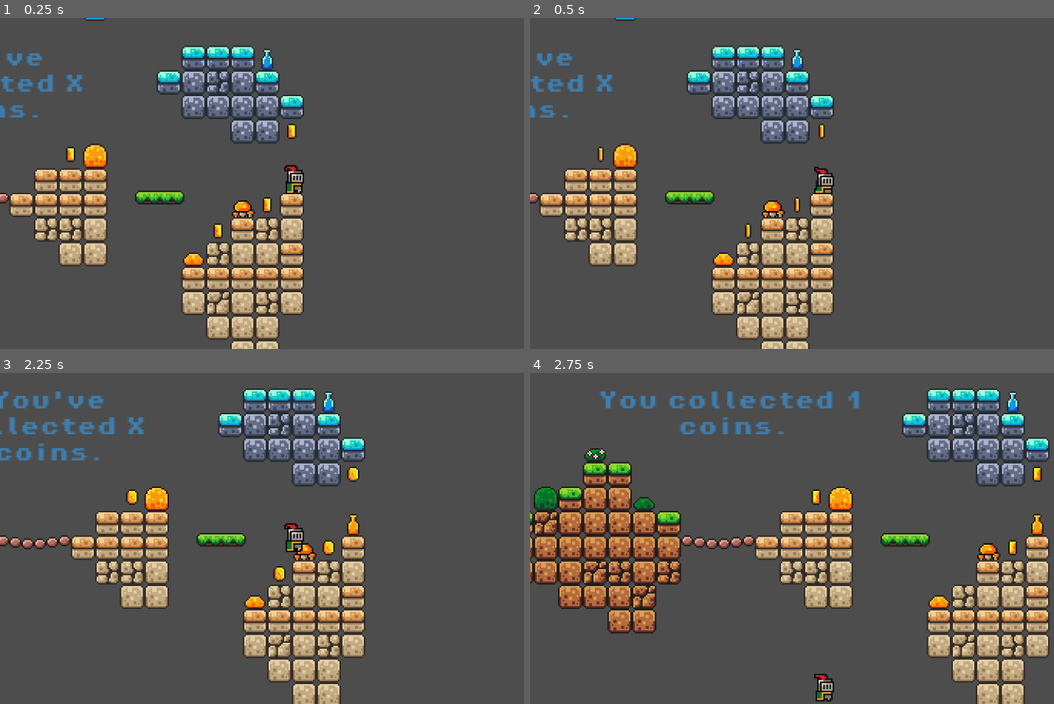
Above: before the commit, frames 1-4 (two rows, left to right).
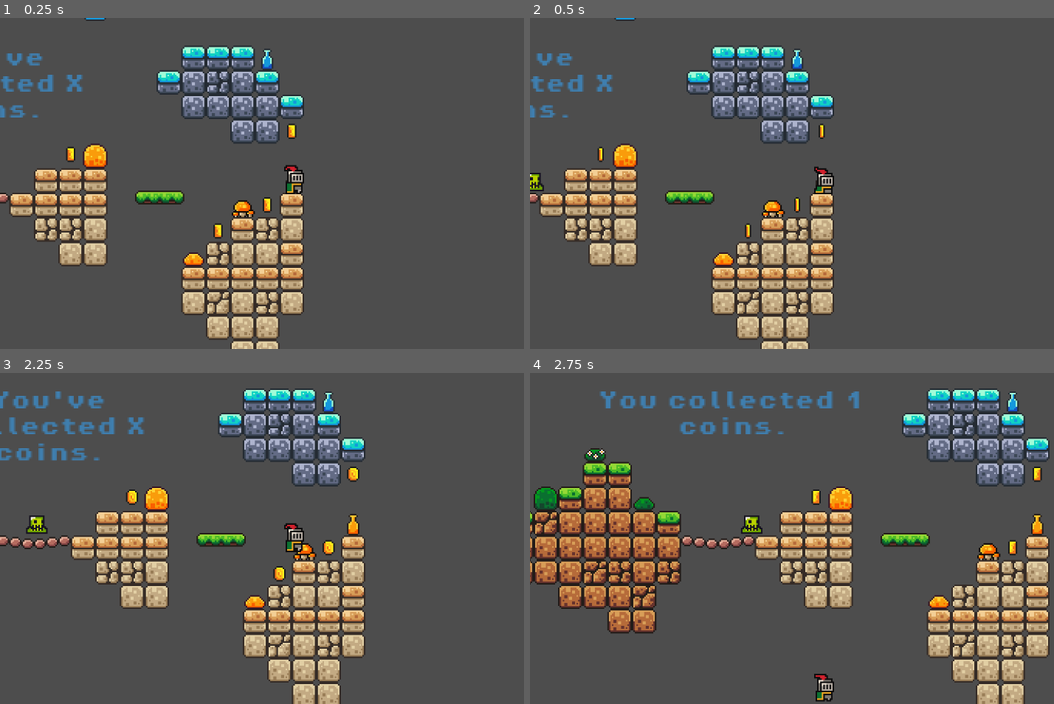
Above: after the commit, the same moments.

Repository: QuanDaoGit/UniHackQHJM
Game: Godot game, scene res://Scenes/Game.tscn
The game is run twice, just before and just after one commit, with the same random seed, the same clock (stepped at 60 frames per second) and the same inputs.
Inputs:
- Up to frame 1 (0.25 s): no input
- Up to frame 2 (0.5 s): no input
- Up to frame 3 (2.25 s): tap Enter (ui_accept) at 0.5, 0.77, 1.52, 2 s; hold Right (ui_right) 0.53-2.03 s; hold Left (ui_left) from 2.03 s (still down)
- Up to frame 4 (2.75 s): keep holding Left (ui_left)

Frame 1 is identical in both runs. In frame 2, 0.1% of the frame differs, in the area x 0-3%, y 46-53%; in frame 3, 0.2%, in the area x 4-10%, y 42-49%; in frame 4, 0.2%.

Commit message:
Reapply "Merge branch 'Test'"
This reverts commit eaa4db39e3fc4bea8b357f60aaf7b4f853fc7459.

Diff:
--- a/Scenes/Game.tscn
+++ b/Scenes/Game.tscn
@@ -7,6 +7,7 @@
 [ext_resource type="PackedScene" uid="uid://dbnlxowky5bvg" path="res://Scenes/Platform.tscn" id="2_j5yw3"]
 [ext_resource type="PackedScene" uid="uid://b37160rwrwry4" path="res://Scenes/Coin.tscn" id="4_kldst"]
 [ext_resource type="PackedScene" uid="uid://drpqupdk0wraj" path="res://Scenes/Kill Zone.tscn" id="5_b2bpf"]
+[ext_resource type="PackedScene" uid="uid://iljw1so2pc13" path="res://Scenes/slime.tscn" id="6_7lihs"]
 
 [sub_resource type="Animation" id="Animation_iukft"]
 resource_name = "Idle"
@@ -288,8 +289,10 @@
 position = Vector2(262, -15)
 
 [node name="KillZone" parent="." unique_id=41193945 instance=ExtResource("5_b2bpf")]
-collision_mask = 2
 
 [node name="CollisionShape2D" type="CollisionShape2D" parent="KillZone" unique_id=960178965]
 position = Vector2(71, 120)
 shape = SubResource("WorldBoundaryShape2D_b2bpf")
+
+[node name="Slime" parent="." unique_id=738893615 instance=ExtResource("6_7lihs")]
+position = Vector2(44, 18)
--- a/Scenes/Kill Zone.tscn
+++ b/Scenes/Kill Zone.tscn
@@ -3,6 +3,7 @@
 [ext_resource type="Script" uid="uid://ctgnmjsda4qid" path="res://Scenes/kill_zone.gd" id="1_1jqi5"]
 
 [node name="KillZone" type="Area2D" unique_id=41193945]
+collision_mask = 2
 script = ExtResource("1_1jqi5")
 
 [node name="Timer" type="Timer" parent="." unique_id=1679480073]
--- /dev/null
+++ b/Scenes/slime.gd
@@ -0,0 +1,16 @@
+extends Node2D
+
+const SPEED = 60;
+var direction = 1;
+
+@onready var ray_cast_right: RayCast2D = $RayCastRight;
+@onready var ray_cast_left: RayCast2D = $RayCastLeft;
+
+
+func _process(delta):
+	if ray_cast_right.is_colliding():
+		direction = -1;
+	if ray_cast_left.is_colliding():
+		direction = 1;
+
+	position.x += SPEED * delta * direction;
--- /dev/null
+++ b/Scenes/slime.tscn
@@ -0,0 +1,62 @@
+[gd_scene format=3 uid="uid://iljw1so2pc13"]
+
+[ext_resource type="Script" uid="uid://cl537oa30fc71" path="res://Scenes/slime.gd" id="1_aiwxb"]
+[ext_resource type="Texture2D" uid="uid://cqi7iriprgukf" path="res://Assets/brackeys_platformer_assets/sprites/slime_green.png" id="1_swwnm"]
+[ext_resource type="PackedScene" uid="uid://drpqupdk0wraj" path="res://Scenes/Kill Zone.tscn" id="2_aiwxb"]
+
+[sub_resource type="AtlasTexture" id="AtlasTexture_paq7w"]
+atlas = ExtResource("1_swwnm")
+region = Rect2(0, 24, 24, 24)
+
+[sub_resource type="AtlasTexture" id="AtlasTexture_f4si1"]
+atlas = ExtResource("1_swwnm")
+region = Rect2(24, 24, 24, 24)
+
+[sub_resource type="AtlasTexture" id="AtlasTexture_5gljc"]
+atlas = ExtResource("1_swwnm")
+region = Rect2(48, 24, 24, 24)
+
+[sub_resource type="AtlasTexture" id="AtlasTexture_vblni"]
+atlas = ExtResource("1_swwnm")
+region = Rect2(72, 24, 24, 24)
+
+[sub_resource type="SpriteFrames" id="SpriteFrames_e388w"]
+animations = [{
+"frames": [{
+"duration": 1.0,
+"texture": SubResource("AtlasTexture_paq7w")
+}, {
+"duration": 1.0,
+"texture": SubResource("AtlasTexture_f4si1")
+}, {
+"duration": 1.0,
+"texture": SubResource("AtlasTexture_5gljc")
+}, {
+"duration": 1.0,
+"texture": SubResource("AtlasTexture_vblni")
+}],
+"loop": true,
+"name": &"default",
+"speed": 5.0
+}]
+
+[sub_resource type="RectangleShape2D" id="RectangleShape2D_r4o34"]
+size = Vector2(8, 10)
+
+[node name="Slime" type="Node2D" unique_id=738893615]
+script = ExtResource("1_aiwxb")
+
+[node name="AnimatedSprite2D" type="AnimatedSprite2D" parent="." unique_id=244251489]
+position = Vector2(0, -6)
+sprite_frames = SubResource("SpriteFrames_e388w")
+
+[node name="KillZone" parent="." unique_id=41193945 instance=ExtResource("2_aiwxb")]
+
+[node name="CollisionShape2D" type="CollisionShape2D" parent="KillZone" unique_id=1734392874]
+shape = SubResource("RectangleShape2D_r4o34")
+
+[node name="RayCastRight" type="RayCast2D" parent="." unique_id=1722336274]
+target_position = Vector2(13, 0)
+
+[node name="RayCastLeft" type="RayCast2D" parent="." unique_id=1241509198]
+target_position = Vector2(-13, 0)
Not shown, added: Scenes/slime.gd.uid
